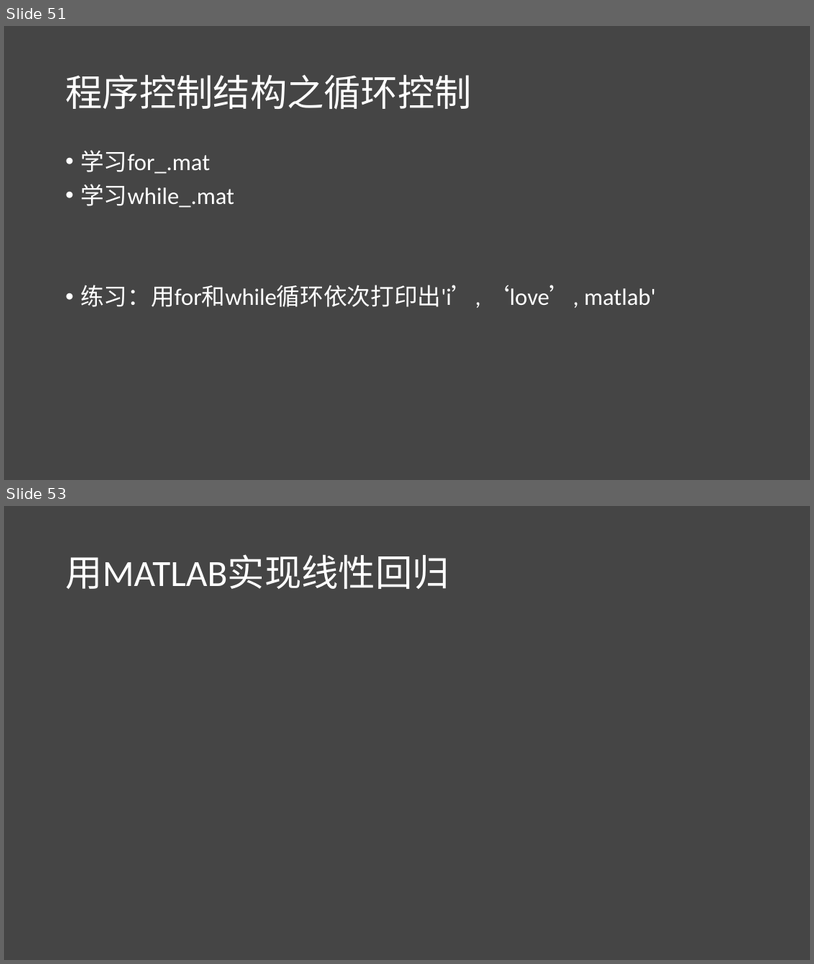
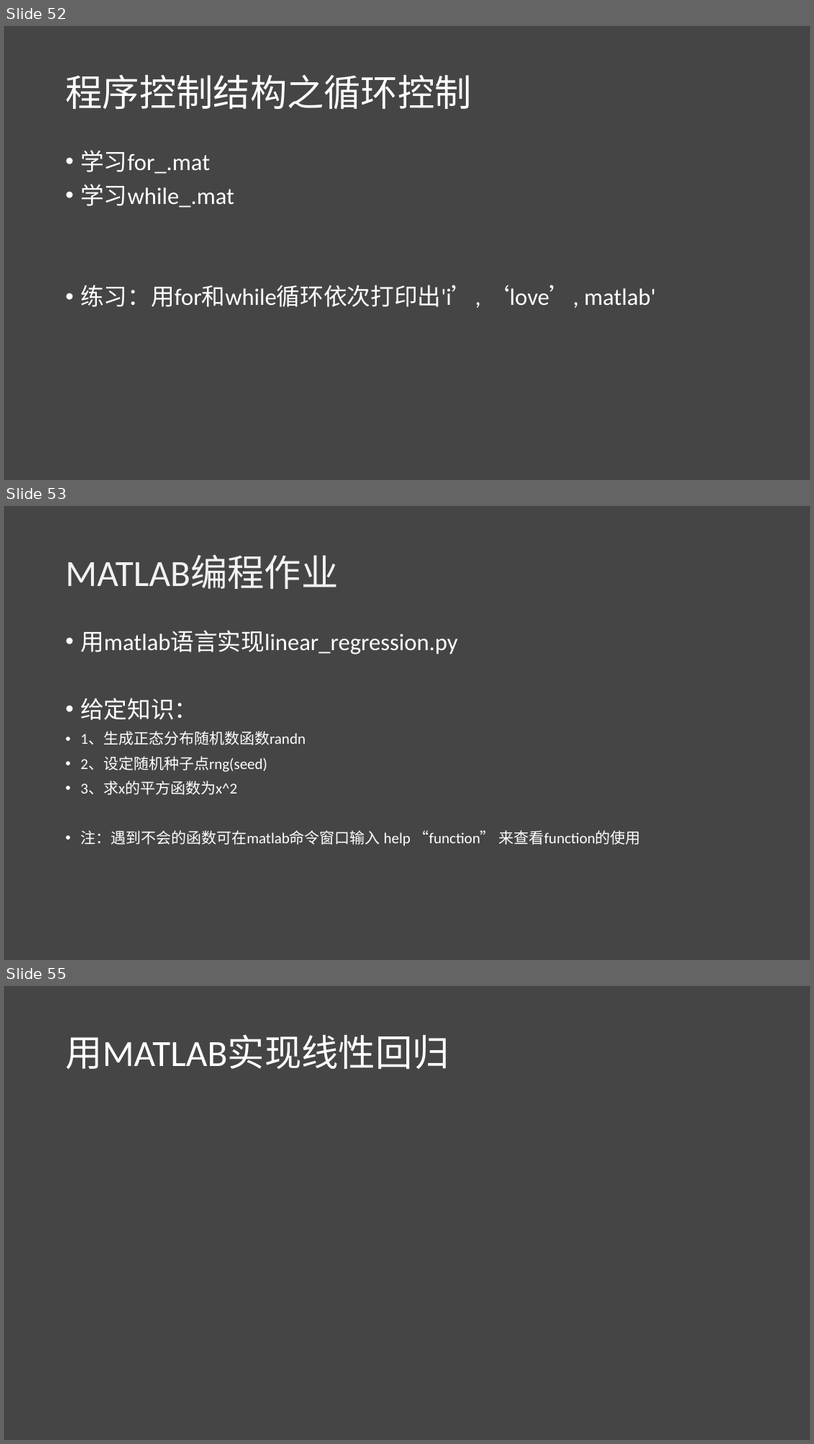
Before and after one commit to lichao312214129/lc_rsfmri_tools_python, a slide deck: The_first_ml_training/第一届机器学习实战班.pptx. Shown one above the other, each under a label of ours: slides 51 and 53 before the commit, slides 52, 53 and 55 after it; the slides between them are not shown. The pictures are 814x964 and 814x1444 pixels, drawn with LibreOffice and Linux fonts; fonts in the diff are those of the drawing. Boxes give left, top, right and bottom in pixels: in the first picture for what was removed or moved away, otherwise in the second. Text is boxed around its words. In the diff, an @@ line names an element or a change of style, - is before the commit and + after.

Commit message:
ppt

```diff
--- a/The_first_ml_training/第一届机器学习实战班.pptx
+++ b/The_first_ml_training/第一届机器学习实战班.pptx
@@ slide 53 added at bbox=[4, 506, 810, 960], background #454545 @@
@@ title added at bbox=[65, 555, 338, 589], 44 pt, text #F2F2F2 @@
+MATLAB编程作业
@@ text added at bbox=[80, 630, 641, 846], 18 pt, text #FFFFFF @@
+• 用matlab语言实现linear_regression.py
+• 给定知识：
+• 1、生成正态分布随机数函数randn
+• 2、设定随机种子点rng(seed)
+• 3、求x的平方函数为x^2
+• 注：遇到不会的函数可在matlab命令窗口输入 help “function” 来查看function的使用
@@ what was slide 51 is now slide 52 @@
@@ what was slide 53 is now slide 55 @@
```
Also in this commit, not shown: 2 other slides added, 1 slide removed, 1 other file.
